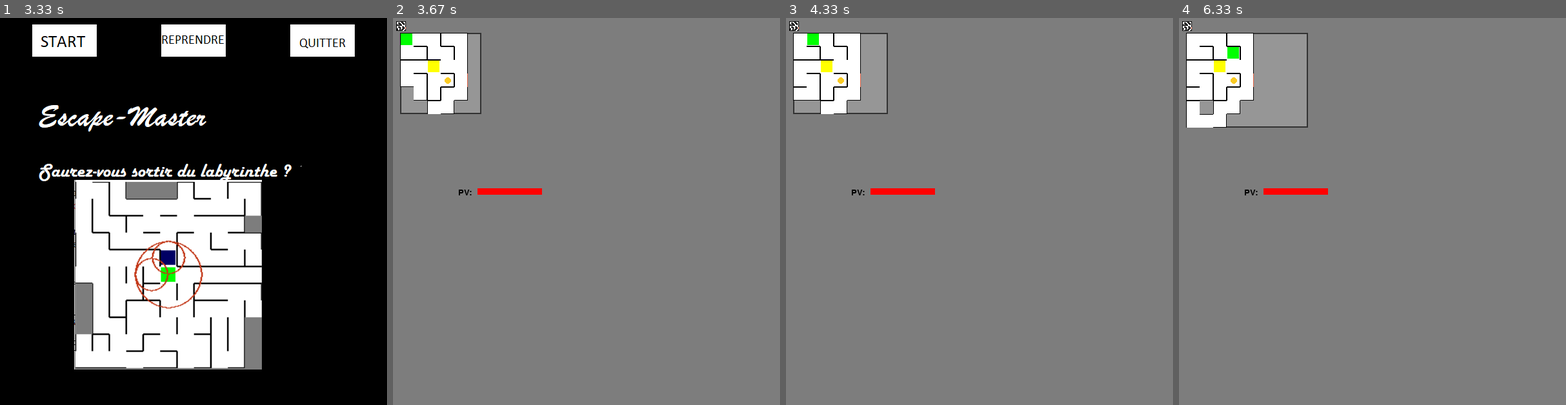
Above: before the commit, frames 1-4 (left to right).
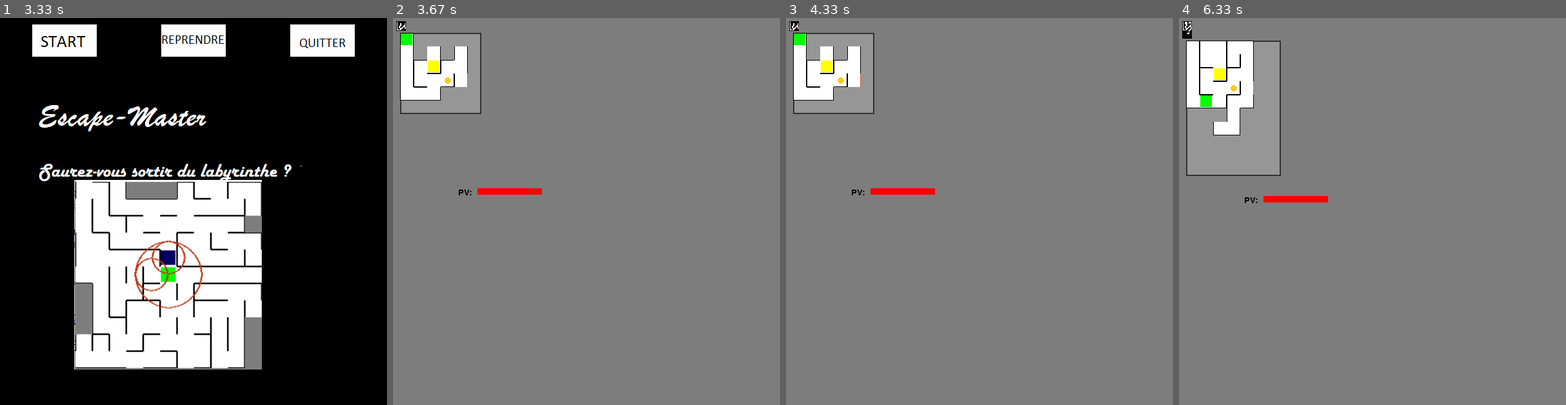
Above: after the commit, the same moments.

Repository: MartinRB45534/Escape
Game: pygame game, started from testsouris.py
The game is run twice, just before and just after one commit, with the same random seed, the same clock (stepped at 60 frames per second) and the same inputs.
Inputs (mouse positions are in pixels of both pictures, inside the frame that each line leads up to):
- Up to frame 1 (3.33 s): no input
- Up to frame 2 (3.67 s): click (458, 41) at 3.53 s
- Up to frame 3 (4.33 s): hold Up 3.8-4.27 s; move the mouse to (859, 304) at 3.83 s; hold Right from 4.3 s (still down)
- Up to frame 4 (6.33 s): release Right at 4.93 s; hold Down 4.97-5.43 s; tap Space at 5.97 s; hold Right from 6.3 s (still down)

Frame 1 is identical in both runs. In frame 2, 1.5% of the frame differs, in the area x 1-20%, y 1-25%; in frame 3, 2.3%; in frame 4, 7.4%, in the area x 0-39%, y 1-48%.

Commit message:
Système de session
On peut aller jusuq'au niveau 5 puis on boucle. Le joueur est heal entre les niveaux mais garde ces gains de stats

Diff:
--- a/Joueur.py
+++ b/Joueur.py
@@ -5,12 +5,12 @@
 
 class Joueur(Agissant):
 
-    def __init__(self,minimap,inventaire,pv,degats,vitesse,radius,largeur_vue,hauteur_vue,position,portee_vue=11):
+    def __init__(self,minimap,inventaire,pv,pv_max,degats,vitesse,radius,largeur_vue,hauteur_vue,position,portee_vue=11):
         self.minimap = minimap
         self.position = position
         self.inventaire = inventaire
         self.pv=pv
-        self.pv_max=pv
+        self.pv_max=pv_max
         self.degats=degats
         self.vitesse=vitesse
         self.radius=radius
--- a/Niveau.py
+++ b/Niveau.py
@@ -16,7 +16,7 @@
 from Minimap import *
 
 class Niveau:
-    def __init__(self,niveau,difficulté,mode_affichage,mode_minimap):
+    def __init__(self,niveau,difficulté,mode_affichage,mode_minimap,joueur=None):
 
         self.mode_affichage = mode_affichage
         if self.mode_affichage == voir_tout :
@@ -259,7 +259,7 @@
 
         #génération du labyrinthe
         self.lab=Labyrinthe(self.CASES_X,self.CASES_Y,self.arrivee[0],self.arrivee[1],self.LARGEUR_CASE,self.LARGEUR_MUR,self.poids,self.salles)
-        self.lab.generation(0.15)
+        self.lab.generation(proba_murs,None,None)
 
         pygame.display.set_caption("test")
         self.screen = pygame.display.set_mode((FENETRE_X,FENETRE_Y),pygame.RESIZABLE)
@@ -267,7 +267,12 @@
 
         #entitées
         minimap = Minimap(self.lab.getMatrice_cases(),mode_minimap,self.depart,self.arrivee)
-        self.joueur=Joueur(minimap,inventaire_joueur,self.hp_joueur,self.force_joueur,self.vitesse_joueur,2,self.zoom_largeur,self.zoom_hauteur,self.depart)
+        #si le joueur passe d'un niveau a un autre
+        if joueur!=None:
+            #le joueur est heal entre les niveaux
+            self.joueur=Joueur(minimap,joueur.inventaire,joueur.pv_max,joueur.pv_max,joueur.degats,joueur.vitesse,2,joueur.largeur_vue,joueur.hauteur_vue,self.depart)
+        else:
+            self.joueur=Joueur(minimap,inventaire_joueur,self.hp_joueur,self.hp_joueur,self.force_joueur,self.vitesse_joueur,2,self.zoom_largeur,self.zoom_hauteur,self.depart)
         self.monstres = monstres
 
         if niveau == 0:
@@ -319,6 +324,13 @@
         self.position_screen=(0,0)
 
     def run(self):
+        """
+        Boucle principale du niveau
+        Sorties:
+            -le temps a attendre si le joueur as finit la niveau
+            -un booléen indiquant si le joueur a gagné ou perdu
+            -le joueur
+        """
         run=True
         self.redraw()
         #objet qui permet de gérer le temps en pygame
@@ -333,7 +345,7 @@
             events = []
             for event in pygame.event.get():
                 if event.type==pygame.QUIT:
-                    res = 0
+                    res = -1
                     run=False
 
                 if event.type == pygame.VIDEORESIZE:
@@ -358,7 +370,17 @@
                 res = 5000
                 run=False
             pygame.display.update()
-        return res
+        self.fin_niveau()
+        return res,self.lab.as_gagner(self.joueur.getPosition()),self.joueur
+
+    def fin_niveau(self):
+        """
+        Fonction qui gère la fin du niveau
+        """
+        #on met fin a tout les événements
+        for evenement in self.evenements:
+            evenement.temps_restant=0
+            evenement.action()
     def generation_meutes(self):
         """
         Fonction qui génère les meutes
--- /dev/null
+++ b/Session.py
@@ -0,0 +1,42 @@
+from pygame import *
+from Niveau import *
+
+class Session ():
+    def __init__(self,niveau,difficulté,mode_affichage,mode_minimap,nb_niv_max):
+        self.niv_courant = Niveau(niveau,difficulté,mode_affichage,mode_minimap)
+        #paramètres pour la réinitialisation
+        self.difficulte=difficulté
+        self.mode_affichage=mode_affichage
+        self.mode_minimap=mode_minimap
+        #paramètres pourle transfert de niveau
+        self.nb_niv_courant=niveau
+        self.nb_niv_max=nb_niv_max
+    def reset_niveau(self):
+        """
+        Fonction qui recommence le niveau courant
+        """
+        self.niv_courant = Niveau(self.nb_niv_courant,self.difficulte,self.mode_affichage,self.mode_minimap)
+    def transfert_niveau(self,joueur):
+        """
+        Fonction qui transfert les informations d'un niveau a un autre
+        Entrées:
+            -le niveau
+        """
+        self.niv_courant = Niveau(self.nb_niv_courant,self.difficulte,self.mode_affichage,self.mode_minimap,joueur)
+    def run(self):
+        """
+        Fonction qui prend en charge la boucle principale de la session
+        """
+        pause = False
+        while self.nb_niv_courant<=self.nb_niv_max and not pause:
+            res,win,joueur = self.niv_courant.run()
+            pause = (res==-1)
+            if res != -1:
+                pygame.time.wait(res)
+                if win:
+                    self.nb_niv_courant+=1
+                    self.transfert_niveau(joueur)
+                else:
+                    self.reset_niveau()
+        if self.nb_niv_courant>self.nb_niv_max:
+            self.nb_niv_courant=1
--- a/testsouris.py
+++ b/testsouris.py
@@ -3,13 +3,15 @@
 
 from Niveau import *
 from Constantes import *
+from Session import *
 
 niveau = 0
 difficulté = HARD
 mode_affichage = distance_max
 mode_minimap = passage
 
-
+#nombres de niveaux (en excluant 0) que l'on as
+nb_max_niv = 5
 
 
 pygame.init()
@@ -40,7 +42,8 @@
     quitter = pygame.image.load("quitter.png").convert()
     imgmenutest = pygame.image.load("imgmenutest.png").convert()
 
-
+    #session
+    session = Session(niveau,difficulté,mode_affichage,mode_minimap,nb_max_niv)
 
     loop = True
 
@@ -85,12 +88,11 @@
                 loop = False
             # si clic, le jeu se lance
             elif event.type == pygame.MOUSEBUTTONDOWN and over_green:
-                niv = Niveau(niveau,difficulté,mode_affichage,mode_minimap)
-                pygame.time.wait(niv.run())
+                session.reset_niveau()
+                session.run()
 
             elif event.type == pygame.MOUSEBUTTONDOWN and over_yellow:
-                pygame.time.wait(niv.run())
-
+                session.run()
             elif event.type == pygame.MOUSEBUTTONDOWN and over_black:
                 loop = False
 
